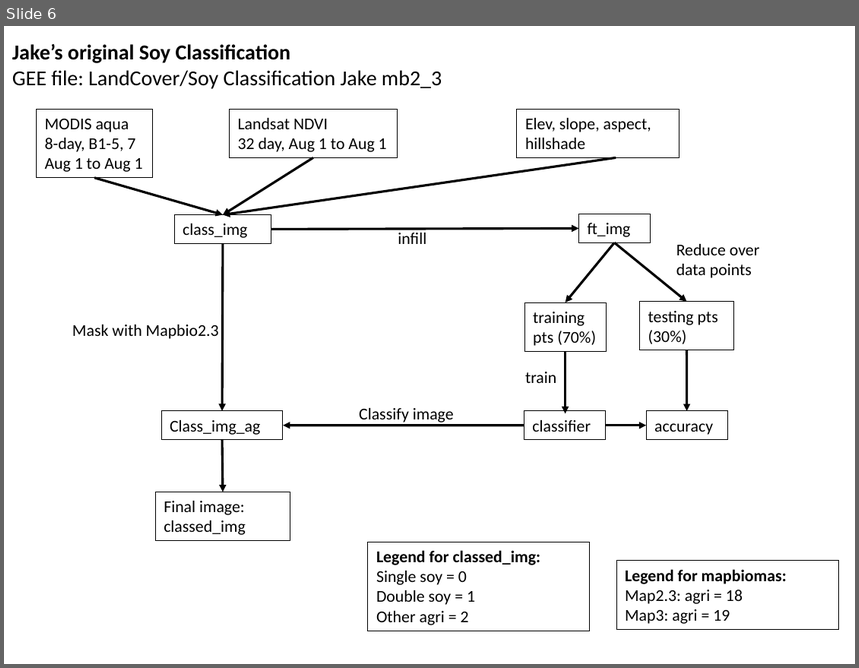
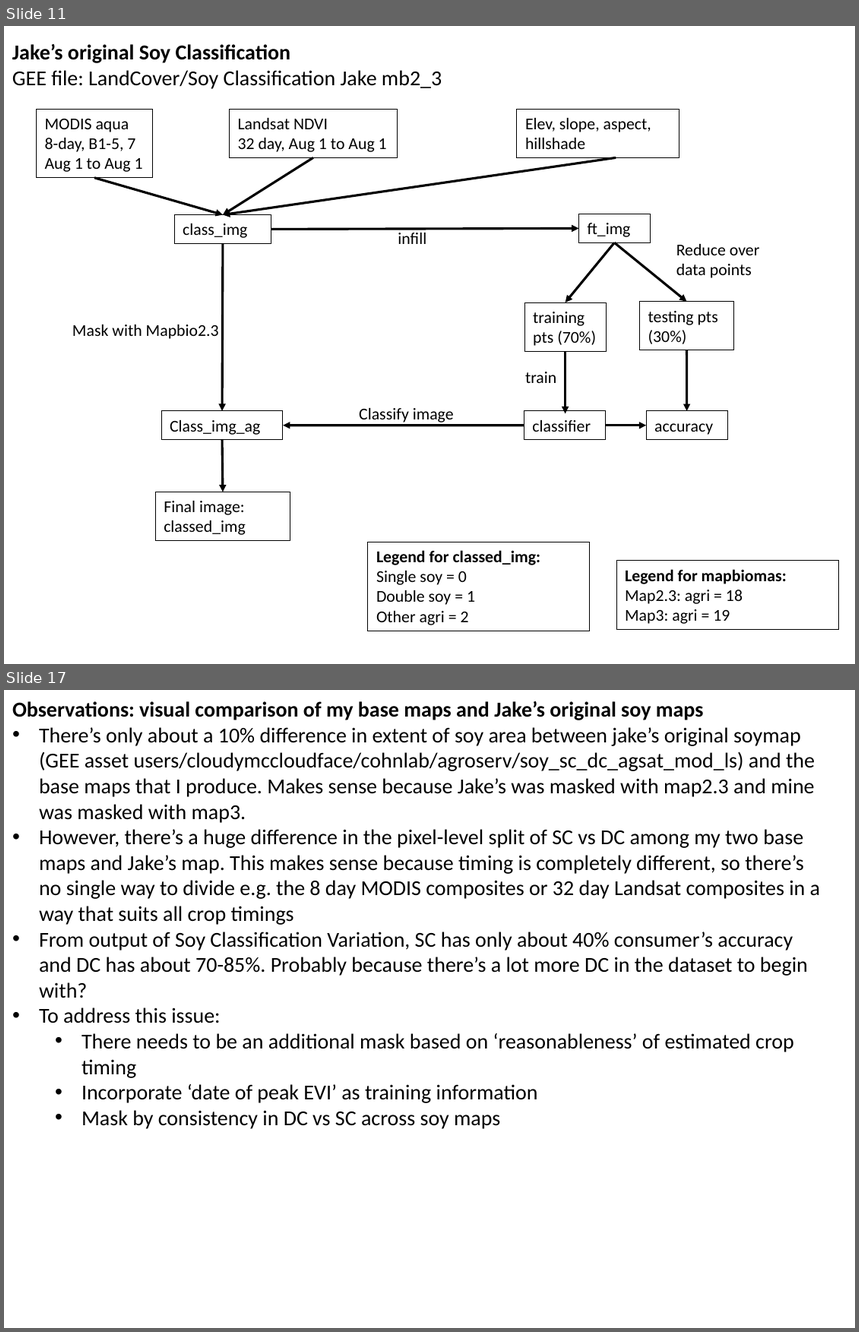
Before and after one commit to minghui-zhang/Meeting, a slide deck: January 19 2019.pptx. Shown one above the other, each under a label of ours: slide 6 before the commit, slides 11 and 17 after it; the slides between them are not shown. The pictures are 859x668 and 859x1332 pixels, drawn with LibreOffice and Linux fonts; fonts in the diff are those of the drawing. Boxes give left, top, right and bottom in pixels: in the first picture for what was removed or moved away, otherwise in the second. Text is boxed around its words. In the diff, an @@ line names an element or a change of style, - is before the commit and + after.

```diff
--- a/January 19 2019.pptx
+++ b/January 19 2019.pptx
@@ slide 17 added at (4,690,855,1328), background #FFFFFF @@
@@ text added at (12,701,820,1129), 18 pt, text #000000 @@
+Observations: visual comparison of my base maps and Jake’s original soy maps
+• There’s only about a 10% difference in extent of soy area between jake’s original soymap (GEE asset users/cloudymccloudface/cohnlab/agroserv/soy_sc_dc_agsat_mod_ls) and the base maps that I produce. Makes sense because Jake’s was masked with map2.3 and mine was masked with map3.
+• However, there’s a huge difference in the pixel-level split of SC vs DC among my two base maps and Jake’s map. This makes sense because timing is completely different, so there’s no single way to divide e.g. the 8 day MODIS composites or 32 day Landsat composites in a way that suits all crop timings
+• From output of Soy Classification Variation, SC has only about 40% consumer’s accuracy and DC has about 70-85%. Probably because there’s a lot more DC in the dataset to begin with?
+• To address this issue:
+  • There needs to be an additional mask based on ‘reasonableness’ of estimated crop timing
+  • Incorporate ‘date of peak EVI’ as training information
+  • Mask by consistency in DC vs SC across soy maps
@@ what was slide 6 is now slide 11 @@
```
Also in this commit, not shown: 4 slides changed, 8 other slides added, 1 slide removed.
